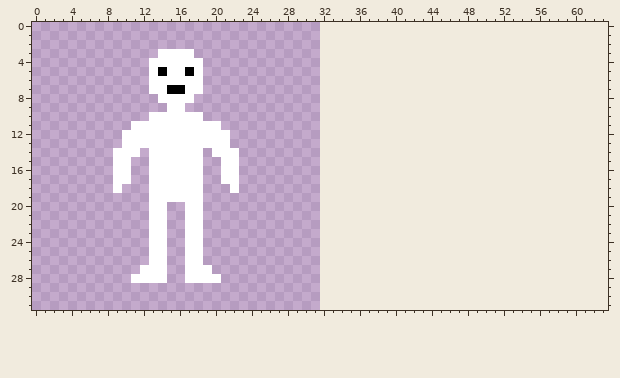
One commit to this pixel-art sprite: assets/creatures.png. The picture above was drawn from the file before the commit.
The file is 32x32 pixels. The old version is drawn lined up with the new one, on the new canvas.
After:
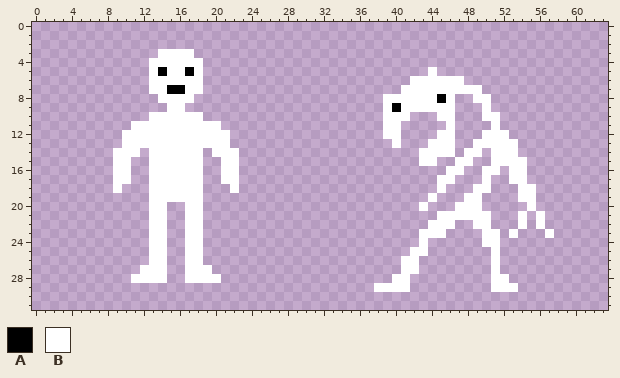
Palette (. is transparent): A #000000  B #ffffff
What changed:
canvas 32x32 -> 64x32
Colour A is added in row 8 at x 45; in row 9 at x 40.
Colour B is added in row 5 at x 44; in row 6 at x 42 to 47; in row 7 at x 41 to 49; in row 8 at x 39 to 44, 46 and 49 to 50; in row 9 at x 39, 41 to 46 and 50; in row 10 at x 39 to 41, 45 to 46 and 50 to 51.
Colour B is added in row 11 at x 39 to 40, 46 and 51; in row 12 at x 39 to 40, 45 to 46 and 50 to 52; in row 13 at x 40, 44 to 46 and 49 to 53; in row 14 at x 43 to 46, 48 to 49 and 51 to 53; in row 15 at x 43 to 44, 47 to 48 and 51 to 54; in row 16 at x 46 to 47, 50 to 51 and 53 to 54.
Colour B is added in row 17 at x 45 to 46, 50 and 53 to 54; in row 18 at x 45, 49 to 50 and 54 to 55; in row 19 at x 44, 48 to 49 and 54 to 55; in row 20 at x 43, 47 to 49 and 55; in row 21 at x 45 to 50, 54 and 56; in row 22 at x 44 to 46, 49 to 50, 54 and 56.
Colour B is added in row 23 at x 43 to 45, 50 to 51, 53 and 57; in row 24 at x 43 and 50 to 51; in row 25 at x 42 to 43 and 51; in rows 26 to 27 at x 41 to 42 and 51; in row 28 at x 40 to 41 and 51 to 52; in row 29 at x 38 to 41 and 51 to 53.
Boxes around the changes in both pictures, in picture pixels (x1, y1, x2, y2):
added: (374, 67, 554, 292)
